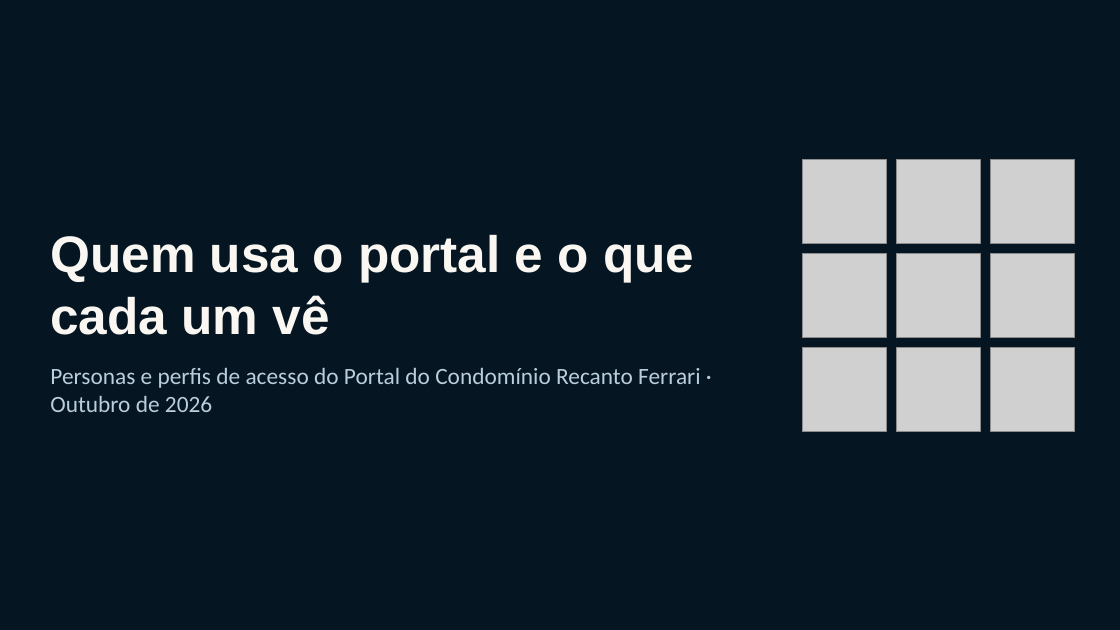
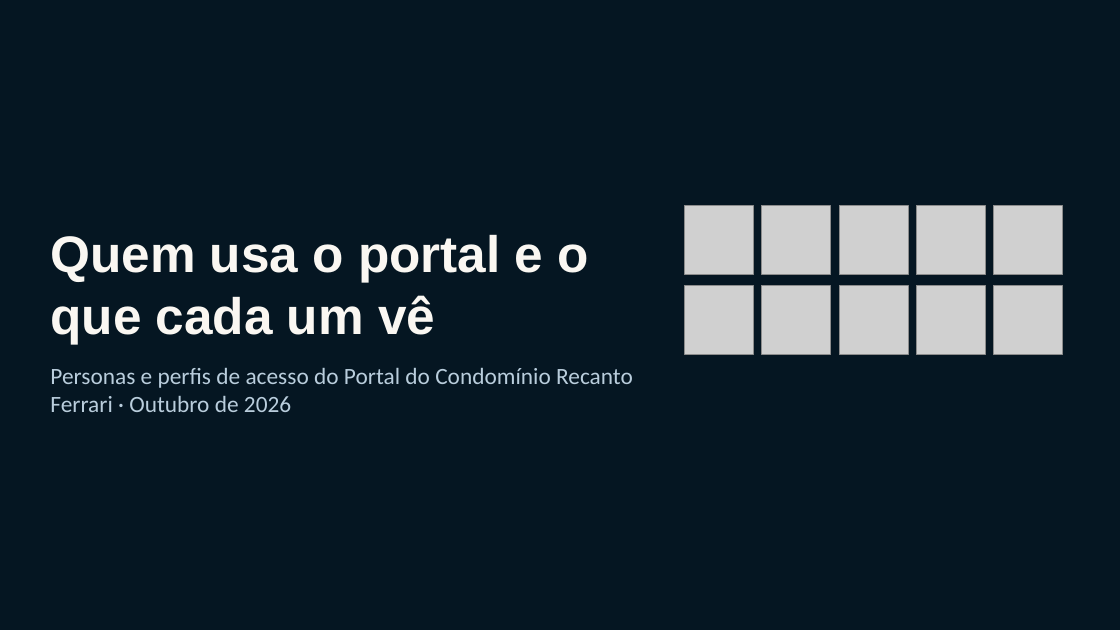
Before and after one commit to paulamuhlbach/recantoferrari, a slide deck: slide 1 of apresentacoes/Personas-e-perfis-de-acesso.pptx. Drawn at 1120x630 pixels with LibreOffice and Linux fonts; fonts in the diff are those of the drawing; grey boxes stand for pictures. Boxes give left, top, right and bottom in pixels: in the first picture for what was removed or moved away, otherwise in the second. Text is boxed around its words. In the diff, an @@ line names an element or a change of style, - is before the commit and + after.

```diff
--- a/apresentacoes/Personas-e-perfis-de-acesso.pptx
+++ b/apresentacoes/Personas-e-perfis-de-acesso.pptx
@@ title "Quem usa o portal e ..." rewrapped from [50,234,694,335] to [50,234,588,344] @@
@@ picture: place and size @@
-picture at [802,160,886,244]
+picture at [685,206,754,275]
@@ picture: place and size @@
-picture at [897,160,981,244]
+picture at [762,206,831,275]
@@ picture: place and size @@
-picture at [991,160,1075,244]
+picture at [839,206,908,275]
@@ picture: place and size @@
-picture at [802,254,886,338]
+picture at [917,206,986,275]
@@ picture: place and size @@
-picture at [897,254,981,338]
+picture at [994,206,1063,275]
@@ picture: place and size @@
-picture at [991,254,1075,338]
+picture at [685,286,754,355]
@@ picture added at [762,286,831,355] @@
@@ picture: place and size @@
-picture at [802,348,886,432]
+picture at [839,286,908,355]
@@ picture: place and size @@
-picture at [897,348,981,432]
+picture at [917,286,986,355]
@@ picture: place and size @@
-picture at [991,348,1075,432]
+picture at [994,286,1063,355]
@@ text "Personas e perfis de acesso ..." rewrapped from [50,368,700,412] to [50,368,633,412] @@
```
Also in this commit, not shown: 8 other slides changed, 1 slide added, 4 other files.
